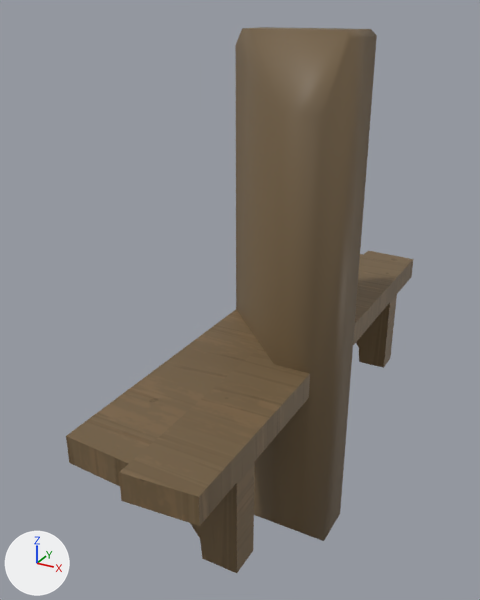
The FBX model Assets/Stylized_Egypt/Meshes/building/SM_wooden_canopy_01.fbx: old version first, new version second.
Camera for both pictures: a camera (50 mm lens) standing at (2.0, -4.68, 2.48) and looking at (-0.38, -0.35, 0.32). Arrows for +X, +Y and +Z are at lower left; the lights stay in place. Where no turn or scale is listed for an object, it has been applied to the vertices.

Objects in the first picture: 'SM_wooden_canopy_01', 'SM_wooden_canopy_01_ConvexHulls'.
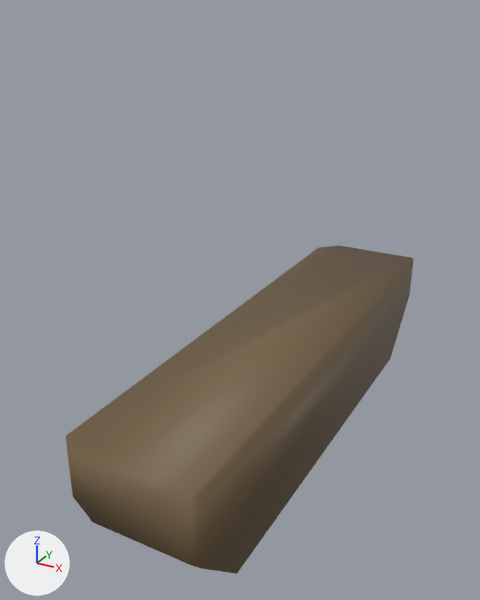
Boxes (x1, y1, x2, y2) around the edits, measured in the pictures (480 x 600 px):
'SM_wooden_canopy_01_ConvexHulls', moved, rescaled (143% wider, 36% shorter)
    before: (235, 27, 377, 541)
    after: (66, 246, 413, 574)
'SM_wooden_canopy_01', unchanged, covered by the edit
    before: (66, 251, 413, 573)

Diff of the bpy script that builds the scene:
```diff
--- a/Assets/Stylized_Egypt/Meshes/building/SM_wooden_canopy_01.fbx.py
+++ b/Assets/Stylized_Egypt/Meshes/building/SM_wooden_canopy_01.fbx.py
@@ ob_sm_wooden_canopy_01_convexhulls @@
 ob_sm_wooden_canopy_01_convexhulls = bpy.data.objects.new('SM_wooden_canopy_01_ConvexHulls', me_sm_wooden_canopy_01_convexhulls)
+ob_sm_wooden_canopy_01_convexhulls.parent = ob_sm_wooden_canopy_01_26
 ob_sm_wooden_canopy_01_convexhulls.location = (0.0, 0.0, 0.0)
-ob_sm_wooden_canopy_01_convexhulls.scale = (0.01, 0.01, 0.01)
@@ ob_sm_wooden_canopy_01_26 @@
+ob_sm_wooden_canopy_01_26 = bpy.data.objects.new('SM_wooden_canopy_01_26', None)
+ob_sm_wooden_canopy_01_26.location = (0.0, 0.0, 0.0)
+ob_sm_wooden_canopy_01_26.rotation_euler = (1.571, 0.0, 0.0)  # degrees (90, 0, 0)
+ob_sm_wooden_canopy_01_26.scale = (0.01, 0.01, 0.01)
```
